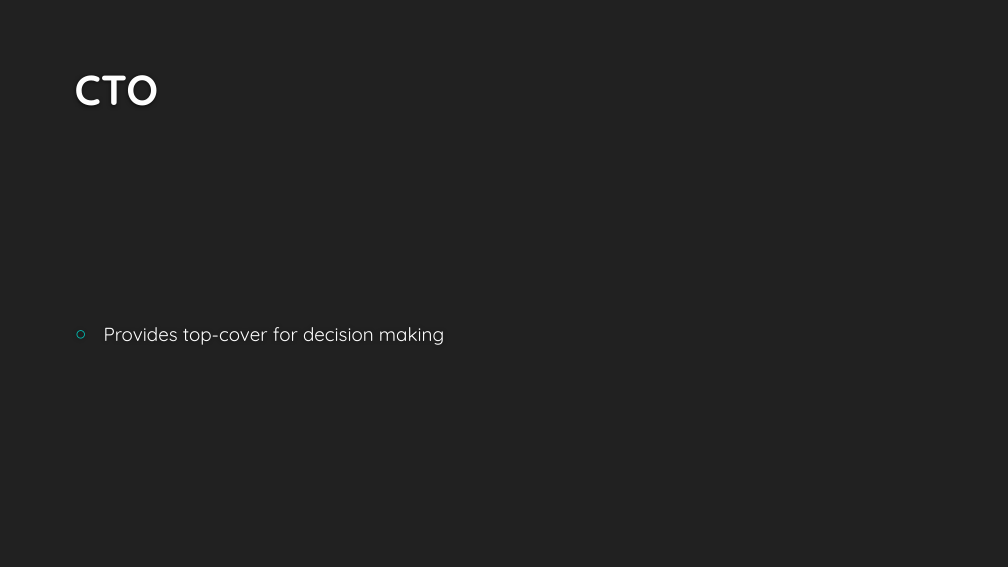
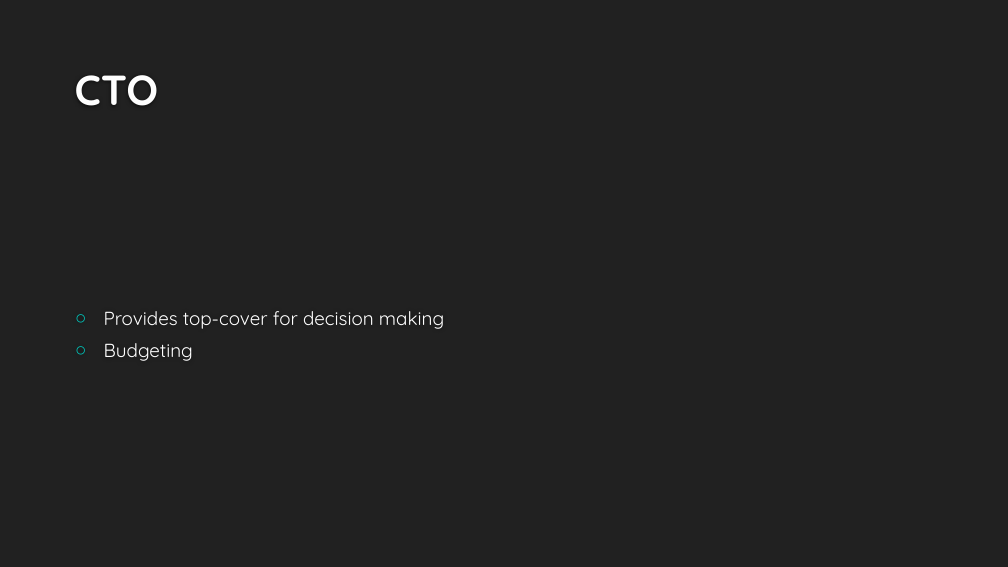
Before and after one commit to hexa-decim8/ISBPM, a slide deck: slide 12 of Class_Materials/Week_3/Day_1/ISBPM w3d1.pptx. Drawn at 1008x567 pixels with LibreOffice and Linux fonts; fonts in the diff are those of the drawing; background and template pictures are left out. Boxes give left, top, right and bottom in pixels: in the first picture for what was removed or moved away, otherwise in the second. Text is boxed around its words. In the diff, an @@ line names an element or a change of style, - is before the commit and + after.

```diff
--- a/Class_Materials/Week_3/Day_1/ISBPM w3d1.pptx
+++ b/Class_Materials/Week_3/Day_1/ISBPM w3d1.pptx
@@ text at [104,343,193,361]: paragraph added @@
+○ Budgeting
```
Also in this commit, not shown: 2 other slides changed, 29 other files.
